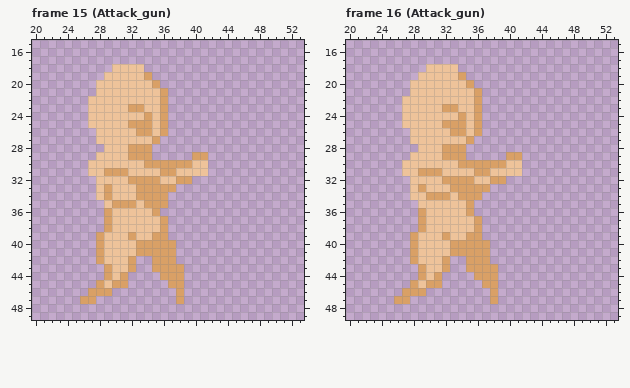
A pixel-art file gets an edit: RawResource/projectRoom/base_female.aseprite. This is how it looked before the edit.
64x64 pixels, 16 frames. Shown: frame 15 (Attack_gun): x 20..53, y 15..49; frame 16 (Attack_gun): x 20..53, y 15..49. The commit also changed other frames, which this record leaves out.
After:
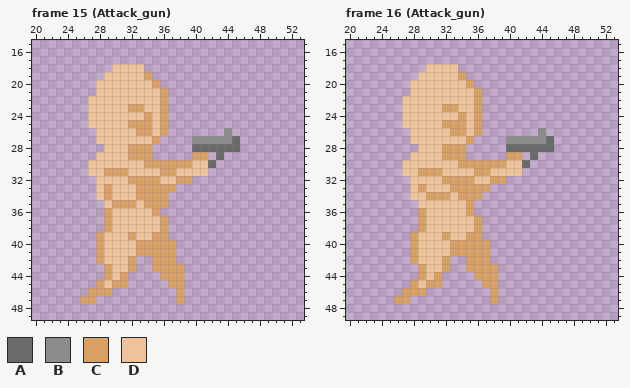
Palette (. is transparent): A #696a6a  B #8c8c8c  C #d9a066  D #eec39a
Changes in this commit:
--- frame 15 (Attack_gun), layer "BaseGroup/base_gun"
@@ x 38..47 @@
 25 ..........
-26 ..........
-27 ..........
-28 ..........
-29 ..CC......
-30 CCDD......
+26 ......B...
+27 ..BBBBBA..
+28 ..AAAAAA..
+29 ..CC.A....
+30 CCDDA.....
 31 DDDD......
--- frame 16 (Attack_gun), layer "BaseGroup/base_gun": the same change as frame 15 (Attack_gun)
Changed places in both pictures, as pixel boxes (x1, y1, x2, y2):
added: (192, 128, 240, 168)
added: (506, 128, 554, 168)
